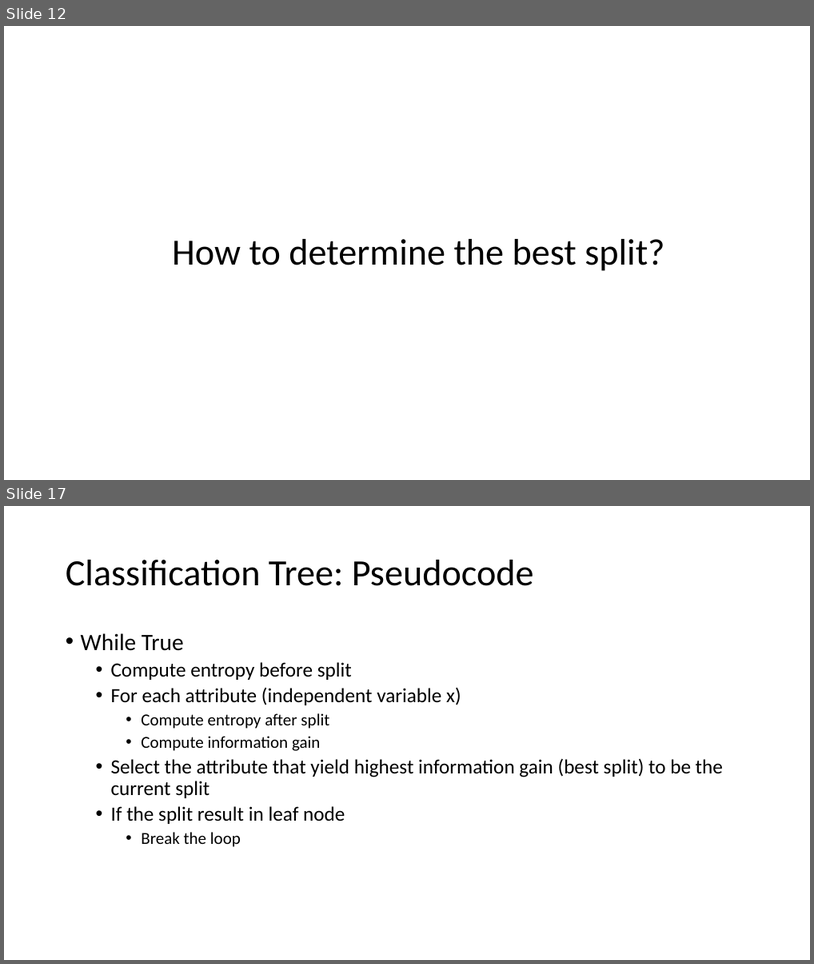
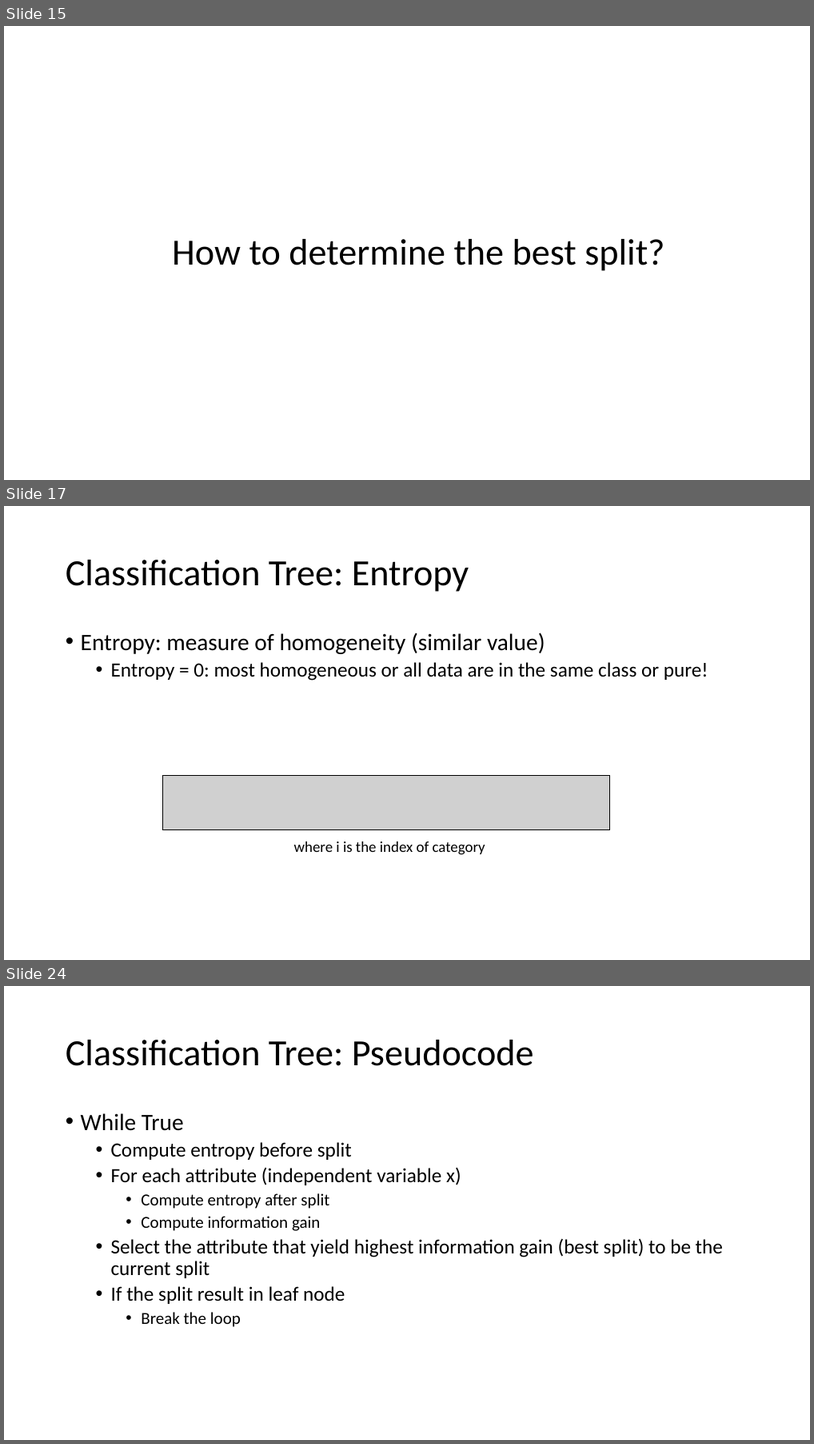
Before and after one commit to gucino/Machine-Learning, a slide deck: Decision_tree_and_Random_forest.pptx. Shown one above the other, each under a label of ours: slides 12 and 17 before the commit, slides 15, 17 and 24 after it; the slides between them are not shown. The pictures are 814x964 and 814x1444 pixels, drawn with LibreOffice and Linux fonts; fonts in the diff are those of the drawing; grey boxes stand for pictures. Boxes give left, top, right and bottom in pixels: in the first picture for what was removed or moved away, otherwise in the second. Text is boxed around its words. In the diff, an @@ line names an element or a change of style, - is before the commit and + after.

```diff
--- a/Decision_tree_and_Random_forest.pptx
+++ b/Decision_tree_and_Random_forest.pptx
@@ slide 17 added at box(4, 506, 810, 960), background #000000 @@
@@ title added at box(66, 560, 469, 592), 44 pt, text #FFFFFF @@
+Classification Tree: Entropy
@@ text added at box(81, 632, 709, 680), 24 pt, text #FFFFFF @@
+• Entropy: measure of homogeneity (similar value)
+  • Entropy = 0: most homogeneous or all data are in the same class or pure!
@@ picture added at box(163, 776, 610, 830) @@
@@ text added at box(294, 841, 486, 855), 18 pt, text #FFFFFF @@
+  where i is the index of category
@@ what was slide 12 is now slide 15 @@
@@ what was slide 17 is now slide 24 @@
```
Also in this commit, not shown: 9 slides changed, 15 other slides added, 1 slide removed.
